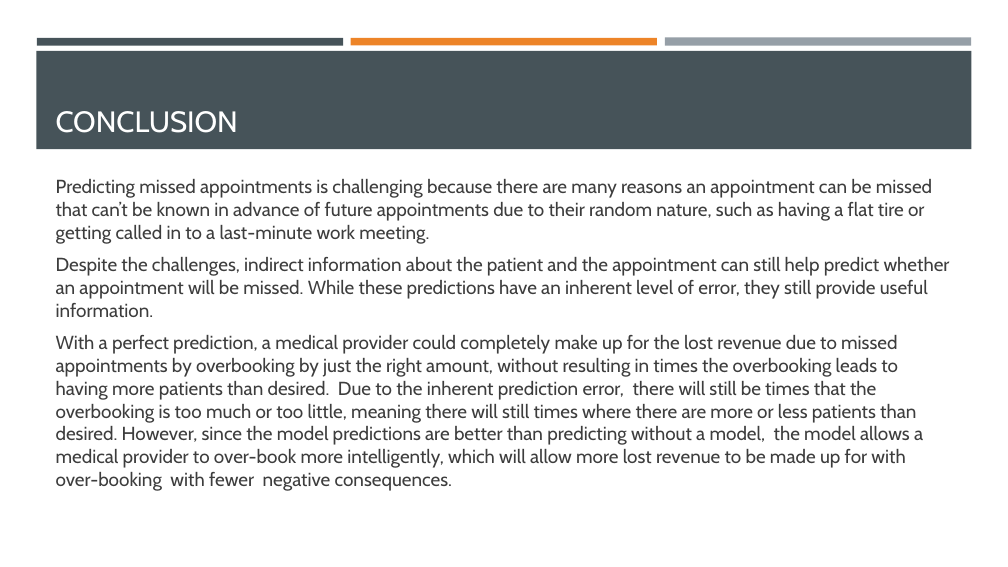
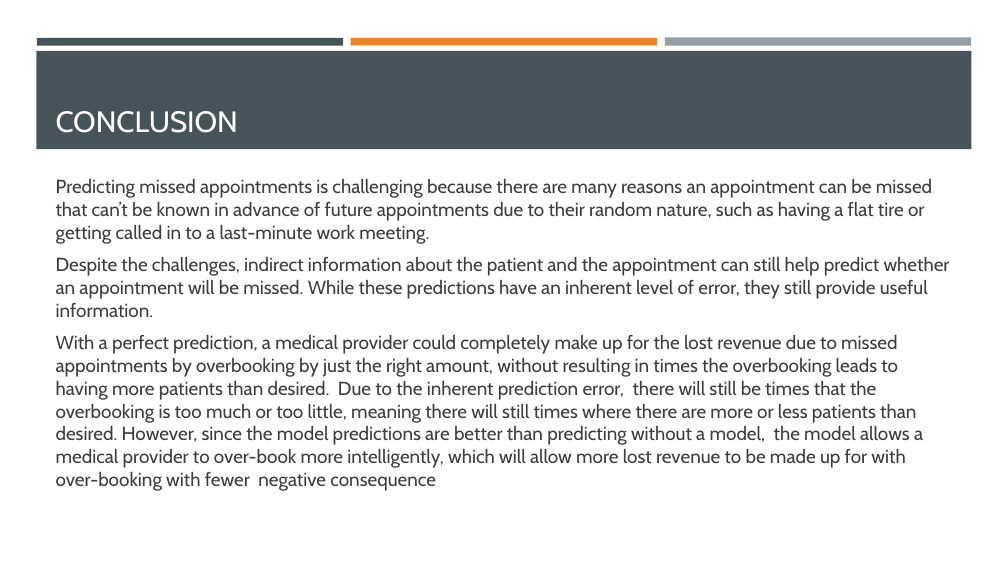
Before and after one commit to DerekSamsom/Capstone, a slide deck: slide 12 of Appointments_Presentation.pptx (slide 11 before the commit). Drawn at 1008x567 pixels with LibreOffice and Linux fonts; fonts in the diff are those of the drawing. Boxes give left, top, right and bottom in pixels: in the first picture for what was removed or moved away, otherwise in the second. Text is boxed around its words. In the diff, an @@ line names an element or a change of style, - is before the commit and + after.

```diff
--- a/Appointments_Presentation.pptx
+++ b/Appointments_Presentation.pptx
@@ text at (56, 335, 923, 491): text changed @@
-With a perfect prediction, a medical provider could completely make up for the lost revenue due to missed appointments by overbooking by just the right amount, without resulting in times the overbooking leads to having more patients than desired. Due to the inherent prediction error, there will still be times that the overbooking is too much or too little, meaning there will still times where there are more or less patients than desired. However, since the model predictions are better than predicting without a model, the model allows a medical provider to over-book more intelligently, which will allow more lost revenue to be made up for with over-booking with fewer negative consequences.
+With a perfect prediction, a medical provider could completely make up for the lost revenue due to missed appointments by overbooking by just the right amount, without resulting in times the overbooking leads to having more patients than desired. Due to the inherent prediction error, there will still be times that the overbooking is too much or too little, meaning there will still times where there are more or less patients than desired. However, since the model predictions are better than predicting without a model, the model allows a medical provider to over-book more intelligently, which will allow more lost revenue to be made up for with over-booking with fewer negative consequence
```
Also in this commit, not shown: 3 other slides changed, 1 slide added.
